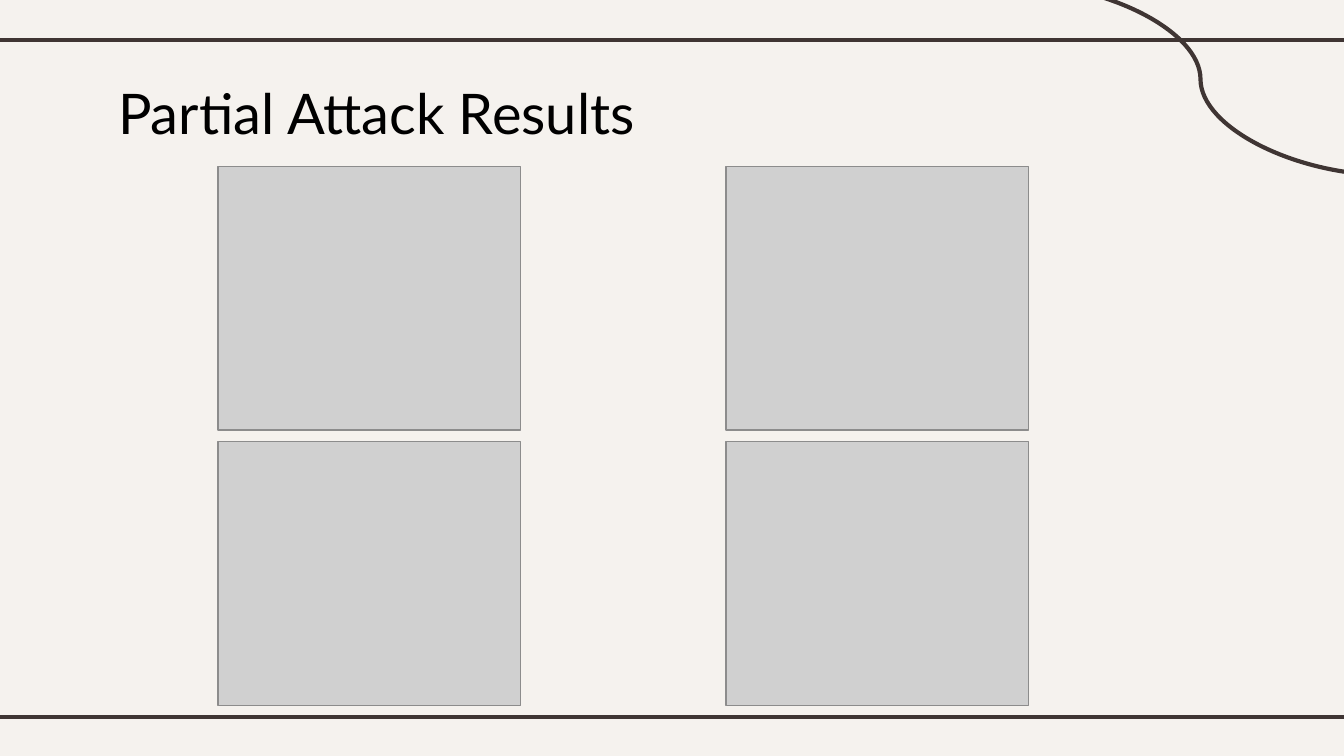
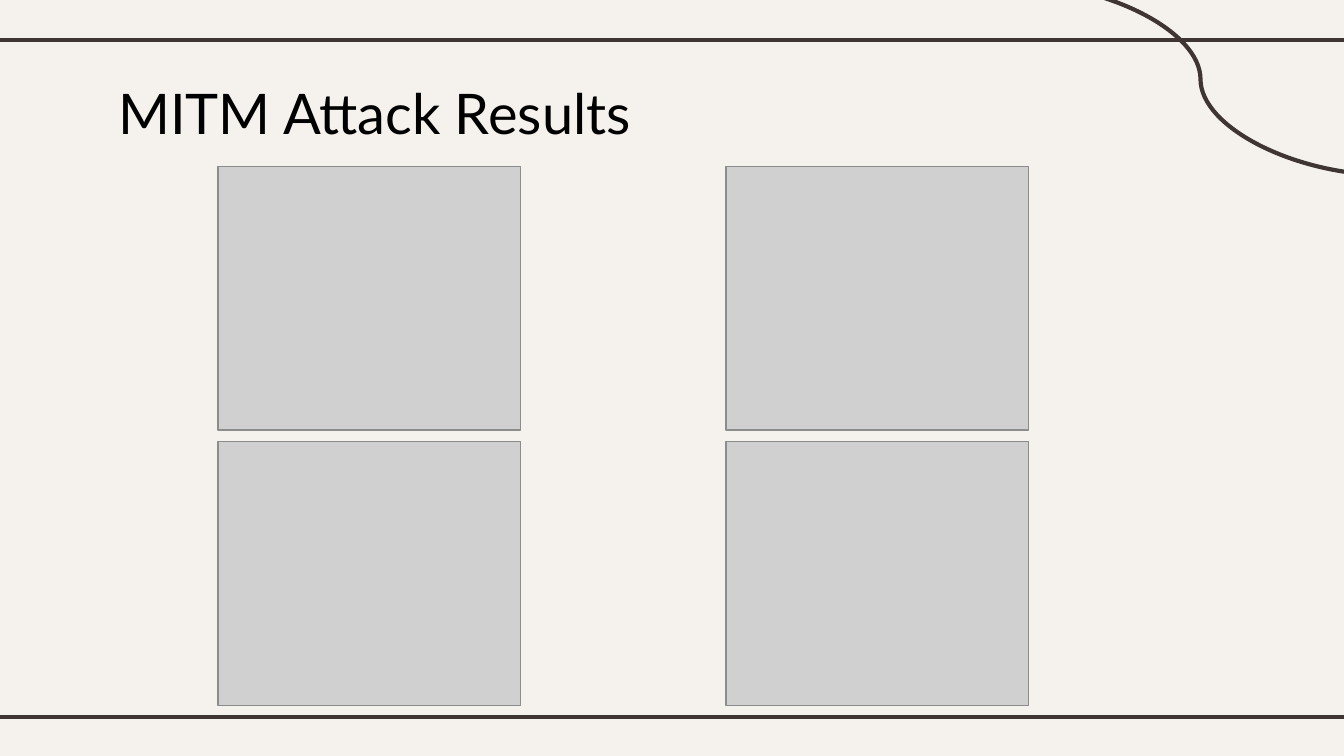
Before and after one commit to Nikhil-1426/Man-In-the-Middle-Diffie-Hellman, a slide deck: slide 7 of Final Presentation.pptx. Drawn at 1344x756 pixels with LibreOffice and Linux fonts; fonts in the diff are those of the drawing; grey boxes stand for pictures. Boxes give left, top, right and bottom in pixels: in the first picture for what was removed or moved away, otherwise in the second. Text is boxed around its words. In the diff, an @@ line names an element or a change of style, - is before the commit and + after.

Commit message:
chore: updated ppt

```diff
--- a/Final Presentation.pptx
+++ b/Final Presentation.pptx
@@ title at box(118, 92, 631, 135): text changed @@
-Partial Attack Results
+MITM Attack Results
```
Also in this commit, not shown: 4 slides added.
